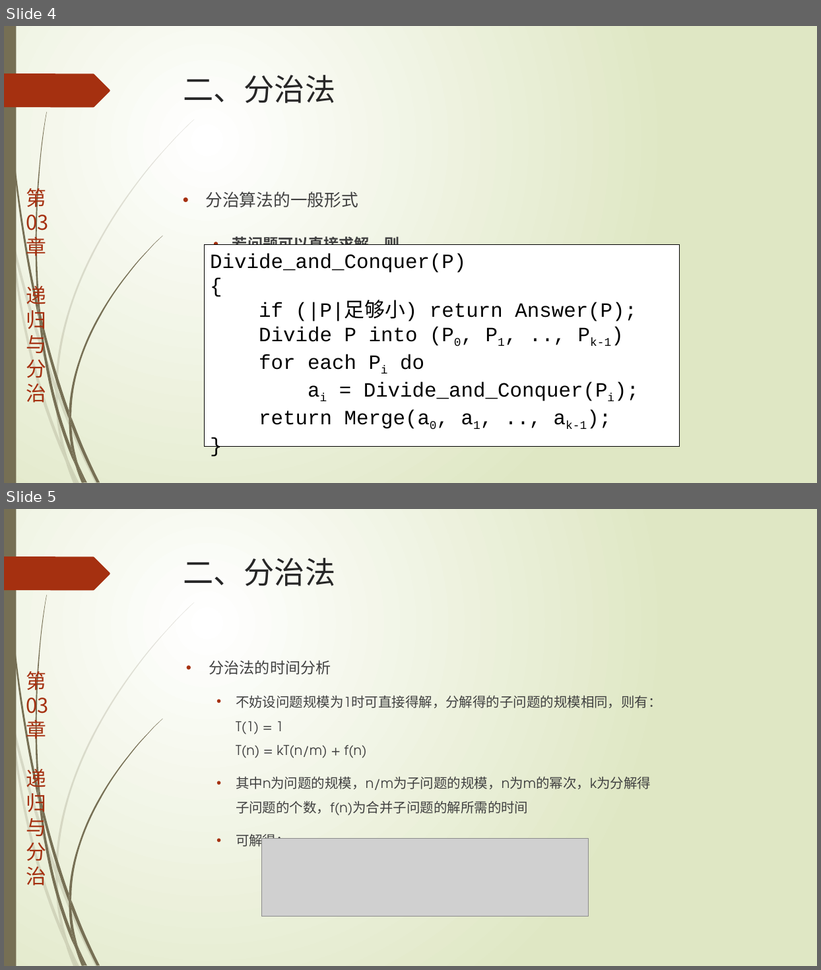
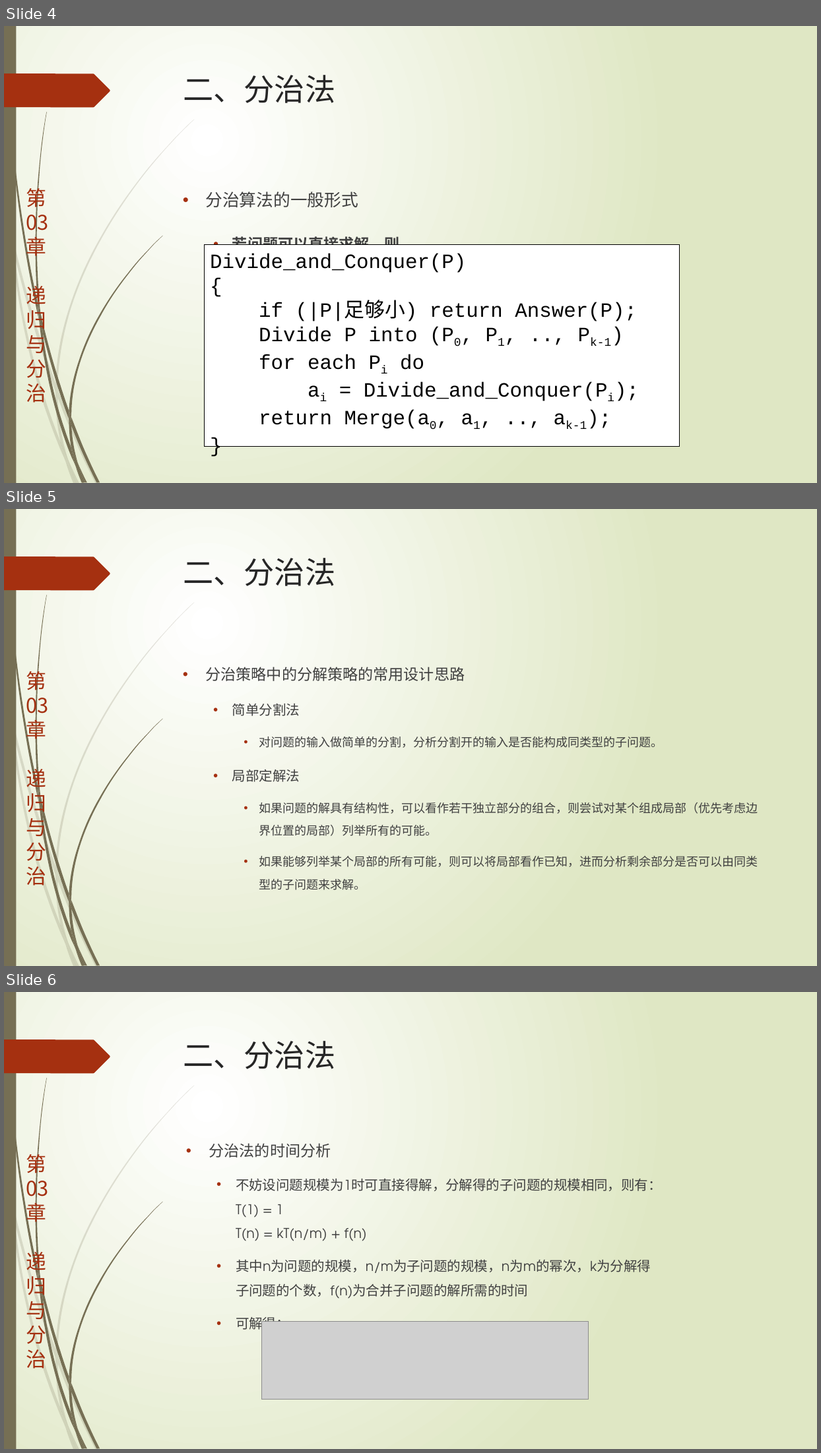
Before and after one commit to TeacherPeng/AlgorithmDesign, a slide deck: 教案/第03章.递归与分治.pptx. Shown one above the other, each under a label of ours: slides 4 and 5 before the commit, slides 4, 5 and 6 after it. The pictures are 821x970 and 821x1453 pixels, drawn with LibreOffice and Linux fonts; fonts in the diff are those of the drawing; grey boxes stand for pictures. Boxes give left, top, right and bottom in pixels: in the first picture for what was removed or moved away, otherwise in the second. Text is boxed around its words. In the diff, an @@ line names an element or a change of style, - is before the commit and + after.

```diff
--- a/教案/第03章.递归与分治.pptx
+++ b/教案/第03章.递归与分治.pptx
@@ slide 5 added at bbox=[4, 509, 817, 966], background gradient #FFFFFF to #DFE8C4; not listed: 25 template elements that a slide beside it also shows @@
@@ title added at bbox=[183, 558, 335, 586], 36 pt, text #262626 @@
+二、分治法
@@ text added at bbox=[206, 667, 758, 890], 14 pt, text #404040 @@
+• 分治策略中的分解策略的常用设计思路
+  • 简单分割法
+    • 对问题的输入做简单的分割，分析分割开的输入是否能构成同类型的子问题。
+  • 局部定解法
+    • 如果问题的解具有结构性，可以看作若干独立部分的组合，则尝试对某个组成局部（优先考虑边界位置的局部）列举所有的可能。
+    • 如果能够列举某个局部的所有可能，则可以将局部看作已知，进而分析剩余部分是否可以由同类型的子问题来求解。
@@ what was slide 5 is now slide 6 @@
```
Also in this commit, not shown: 1 slide changed, 1 other slide added.
